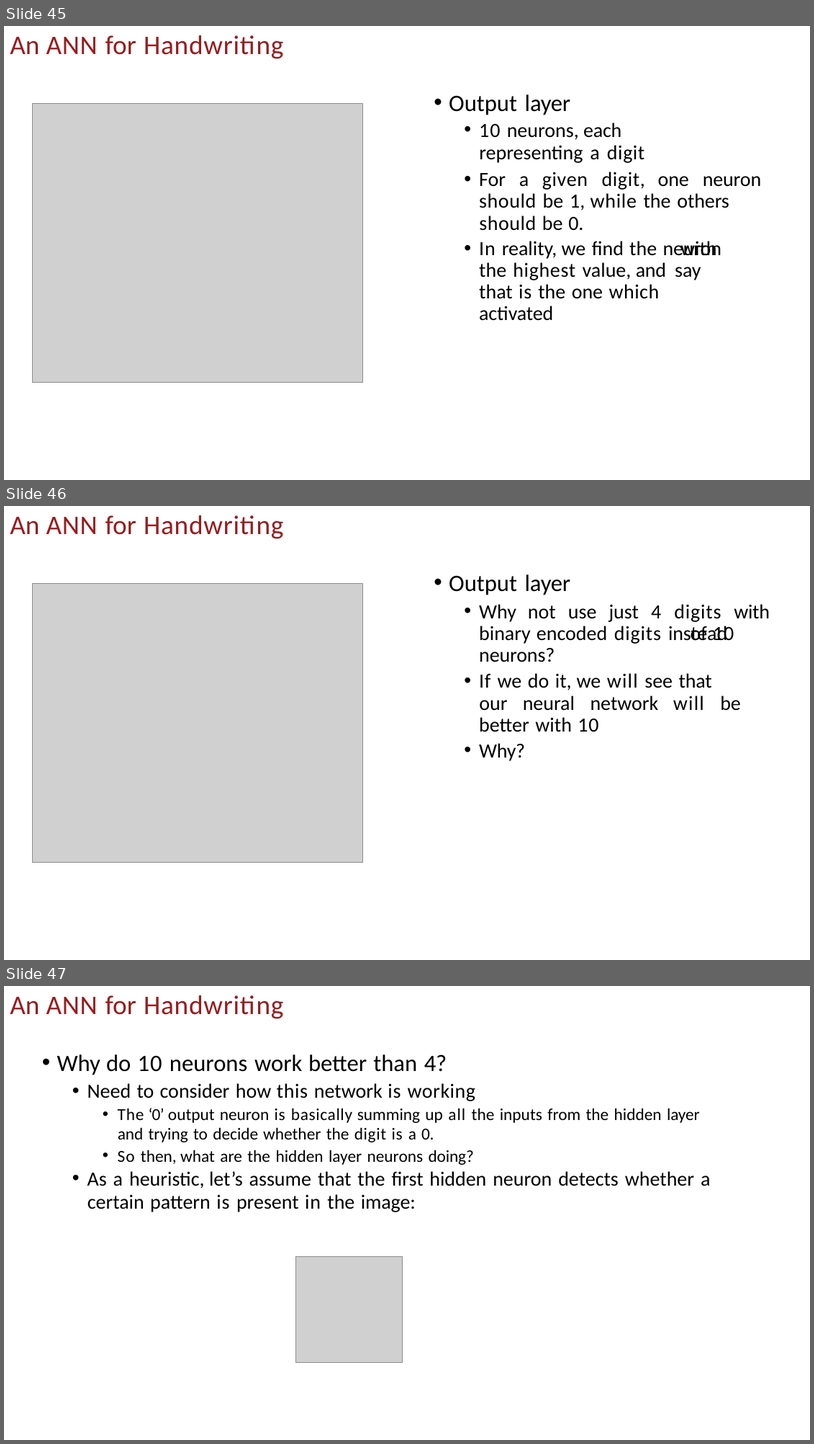
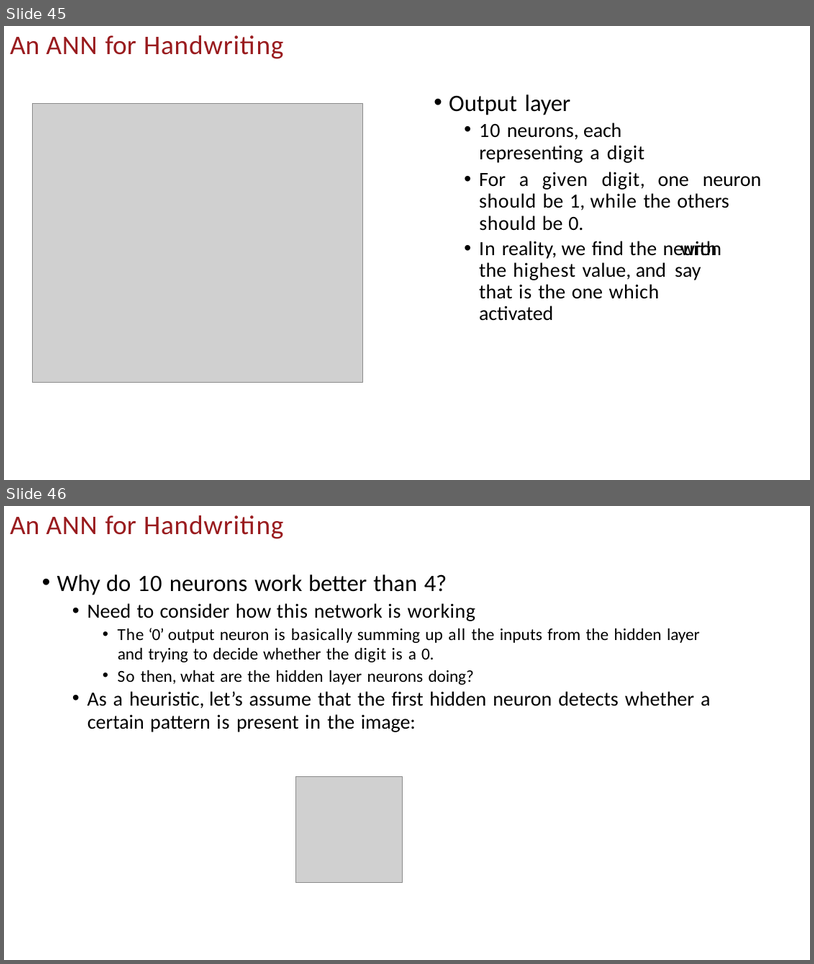
Before and after one commit to uscee105/ee105, a slide deck: assets/module-4-ml/mod-4-lecture-19-20-nn.pptx. Shown one above the other, each under a label of ours: slides 45, 46 and 47 before the commit, slides 45 and 46 after it. The pictures are 814x1444 and 814x964 pixels, drawn with LibreOffice and Linux fonts; fonts in the diff are those of the drawing; grey boxes stand for pictures; background and template pictures are left out. Boxes give left, top, right and bottom in pixels: in the first picture for what was removed or moved away, otherwise in the second. Text is boxed around its words. In the diff, an @@ line names an element or a change of style, - is before the commit and + after.

```diff
--- a/assets/module-4-ml/mod-4-lecture-19-20-nn.pptx
+++ b/assets/module-4-ml/mod-4-lecture-19-20-nn.pptx
@@ slide 46 removed at box(4, 506, 810, 960), background #FFFFFF @@
@@ title removed at box(10, 515, 283, 539) @@
-An ANN for Handwriting
@@ picture removed at box(32, 584, 363, 862) @@
@@ text removed at box(449, 574, 741, 761) @@
-• Output layer
-  • Why not use just 4 digits with binary encoded digits instead of 10 neurons?
-  • If we do it, we will see that our neural network will be better with 10
-  • Why?
@@ what was slide 47 is now slide 46 @@
```
Also in this commit, not shown: 4 slides changed, 2 slides added, 6 other slides removed, 2 other files.
